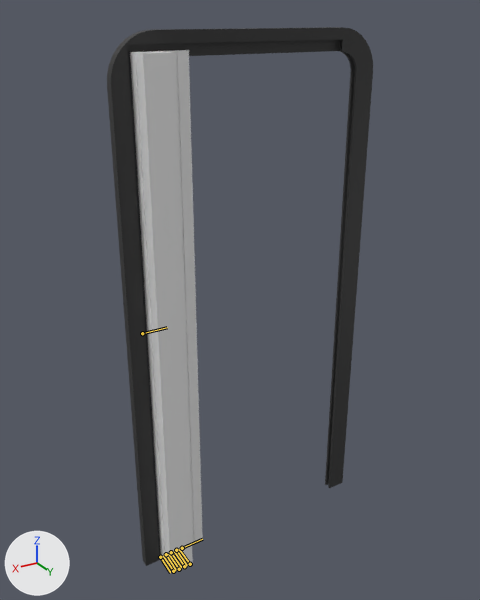
The Blender file model/include/door/assembly.blend as it was, and as the next commit left it.
Camera for both pictures: a 50 mm lens placed at (0.82, 2.02, 2.11), pointed at (-0.41, -0.03, 1.08). Lighting does not change. The marker at lower left points along +X, +Y and +Z. The first picture is the older version. Both versions are drawn at the pose saved in each file; the numbers are the values there. The bones that change, and the others that lie on the model, are drawn over the model as lines.

Objects in the first picture: 'Circle', 'lamella', 'lamella.001', 'lamella.002', 'lamella.003', 'lamella.004', 'lamella.005', 'lamella.006', 'lamella.007', 'lamella.008'.
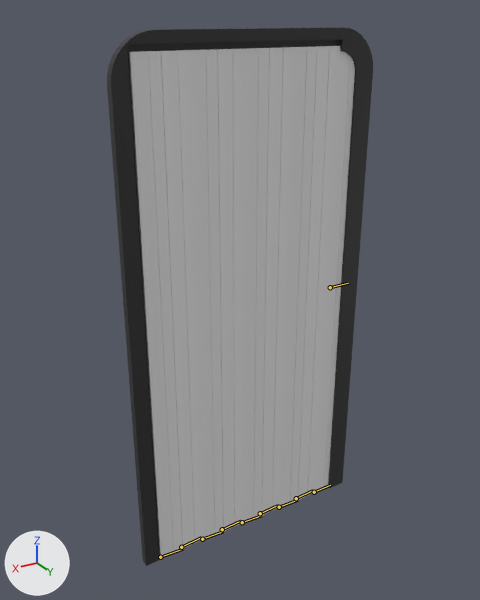
Changed parts and their boxes (x1, y1, x2, y2) in the pictures (480 x 600 px):
'lamella', posed (22% wider)
    before: (130, 52, 174, 572)
    after: (129, 51, 183, 557)
'lamella.001', posed
    before: (139, 52, 176, 571)
    after: (161, 50, 203, 549)
'lamella.002', posed
    before: (144, 52, 179, 570)
    after: (189, 49, 223, 539)
'lamella.008', posed (10% shorter)
    before: (164, 50, 203, 543)
    after: (314, 46, 355, 492)
'lamella.003', posed
    before: (148, 52, 182, 569)
    after: (217, 49, 243, 531)
'lamella.004', posed (32% narrower, 8% shorter)
    before: (145, 51, 185, 568)
    after: (242, 48, 269, 523)
'lamella.006', posed (8% wider, 10% shorter)
    before: (155, 51, 190, 565)
    after: (279, 47, 317, 507)
'lamella.005', posed (16% narrower, 9% shorter)
    before: (150, 51, 187, 566)
    after: (262, 47, 293, 515)
'lamella.007', posed (20% wider, 11% shorter)
    before: (159, 51, 193, 564)
    after: (298, 46, 339, 500)
bone 'mover', root to tip
    before: (142, 333) to (167, 327)
    after: (330, 287) to (348, 283)

The change in detail:
Bone 'mover' (bone_mover) moves from (1.03, -0.064, 0.243) to (1.03, 0.864, 0.243).
